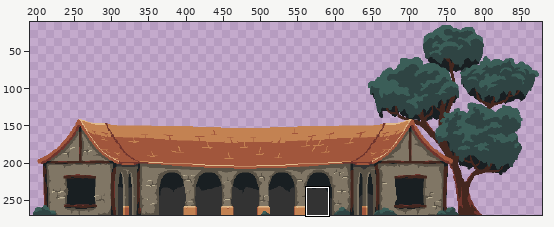
Edited in one commit: pixel-art file (Assets/Artwork/Buildings/BarracksOutside.aseprite). Above, an overview of the earlier version with the close-up marked.
Close-up. Before the edit:
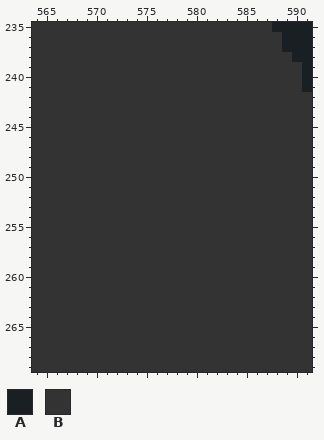
960x270 pixels, 1 frame. Shown: x 564..591, y 235..269. The wide view leaves out empty margins.
Visible layers, top first: "Addons", "Building", "Back", "Back 2", "Back3".
Palette (. is transparent): A #191f22  B #333333
Pixels before, first column x 564:
235 BBBBBBBBBBBBBBBBBBBBBBBBAAAA
236 BBBBBBBBBBBBBBBBBBBBBBBBBAAA
237 BBBBBBBBBBBBBBBBBBBBBBBBBAAA
238 BBBBBBBBBBBBBBBBBBBBBBBBBBAA
239 BBBBBBBBBBBBBBBBBBBBBBBBBBBA
240 BBBBBBBBBBBBBBBBBBBBBBBBBBBA
241 BBBBBBBBBBBBBBBBBBBBBBBBBBBA
242 BBBBBBBBBBBBBBBBBBBBBBBBBBBB
243 BBBBBBBBBBBBBBBBBBBBBBBBBBBB
244 BBBBBBBBBBBBBBBBBBBBBBBBBBBB
245 BBBBBBBBBBBBBBBBBBBBBBBBBBBB
246 BBBBBBBBBBBBBBBBBBBBBBBBBBBB
247 BBBBBBBBBBBBBBBBBBBBBBBBBBBB
248 BBBBBBBBBBBBBBBBBBBBBBBBBBBB
249 BBBBBBBBBBBBBBBBBBBBBBBBBBBB
250 BBBBBBBBBBBBBBBBBBBBBBBBBBBB
251 BBBBBBBBBBBBBBBBBBBBBBBBBBBB
252 BBBBBBBBBBBBBBBBBBBBBBBBBBBB
253 BBBBBBBBBBBBBBBBBBBBBBBBBBBB
254 BBBBBBBBBBBBBBBBBBBBBBBBBBBB
255 BBBBBBBBBBBBBBBBBBBBBBBBBBBB
256 BBBBBBBBBBBBBBBBBBBBBBBBBBBB
257 BBBBBBBBBBBBBBBBBBBBBBBBBBBB
258 BBBBBBBBBBBBBBBBBBBBBBBBBBBB
259 BBBBBBBBBBBBBBBBBBBBBBBBBBBB
260 BBBBBBBBBBBBBBBBBBBBBBBBBBBB
261 BBBBBBBBBBBBBBBBBBBBBBBBBBBB
262 BBBBBBBBBBBBBBBBBBBBBBBBBBBB
263 BBBBBBBBBBBBBBBBBBBBBBBBBBBB
264 BBBBBBBBBBBBBBBBBBBBBBBBBBBB
265 BBBBBBBBBBBBBBBBBBBBBBBBBBBB
266 BBBBBBBBBBBBBBBBBBBBBBBBBBBB
267 BBBBBBBBBBBBBBBBBBBBBBBBBBBB
268 BBBBBBBBBBBBBBBBBBBBBBBBBBBB
269 BBBBBBBBBBBBBBBBBBBBBBBBBBBB
Once edited:
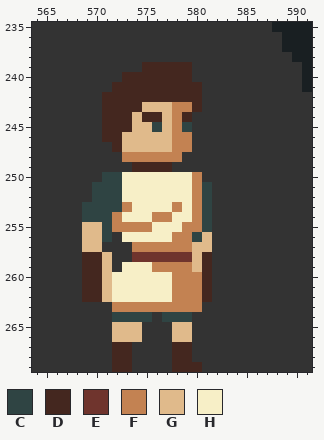
Colours new in this view: C #2f4443  D #44271f  E #6f342d  F #c38252  G #e0ba8b  H #f7efc7
From old to new:
layer "Player" now shown
Layer "Player":
Colour B becomes colour C in row 245 at x 576 and 579; in row 250 at x 571 to 572; in rows 251 to 252 at x 570 to 572 and 581; in row 253 at x 569 to 572 and 581; in row 254 at x 569 to 571 and 581; in row 255 at x 571 and 581.
Colour B becomes colour C in row 256 at x 571 and 580; in row 264 at x 572 to 575 and 577 to 579.
Colour B becomes colour D in row 239 at x 575 to 579; in row 240 at x 573 to 579; in row 241 at x 572 to 580; in row 242 at x 571 to 580; in row 243 at x 571 to 574 and 580; in row 244 at x 571 to 573, 575 to 576 and 579.
Colour B becomes colour D in row 245 at x 571 to 573; in row 246 at x 571 to 572; in row 247 at x 572; in row 249 at x 574 to 577; in rows 258 to 262 at x 569 to 570 and 581; in rows 267 to 268 at x 572 to 573 and 578 to 579.
Colour B becomes colour D in row 269 at x 572 to 573 and 578 to 580.
Colour B becomes colour E in row 258 at x 574 to 579.
Colour B becomes colour F in row 243 at x 578 to 579; in rows 244 to 245 at x 578; in rows 246 to 247 at x 578 to 579; in row 248 at x 573 to 578; in rows 250 to 252 at x 580; in row 253 at x 573, 578 and 580.
Colour B becomes colour F in row 254 at x 572, 576 to 577 and 580; in row 255 at x 572 to 575 and 579 to 580; in row 256 at x 578 to 579; in row 257 at x 574 to 579; in row 259 at x 576 to 579; in rows 260 to 262 at x 578 to 580.
Colour B becomes colour F in row 263 at x 572 to 580.
Colour B becomes colour G in row 243 at x 575 to 577; in row 244 at x 574 and 577; in row 245 at x 574 to 575 and 577; in rows 246 to 247 at x 573 to 577; in row 255 at x 569 to 570; in row 256 at x 569 to 570 and 581.
Colour B becomes colour G in row 257 at x 569 to 570 and 580 to 581; in rows 258 to 259 at x 571 and 580; in rows 260 to 262 at x 571; in rows 265 to 266 at x 572 to 574 and 578 to 579.
Colour B becomes colour H in rows 250 to 252 at x 573 to 579; in row 253 at x 574 to 577 and 579; in row 254 at x 573 to 575 and 578 to 579; in row 255 at x 576 to 578; in row 256 at x 573 to 577; in row 259 at x 573 to 575.
Colour B becomes colour H in rows 260 to 262 at x 572 to 577.
Pixel boxes of the changes (left, top, right, bottom) in both close-ups:
changed: (82, 62, 212, 372)
